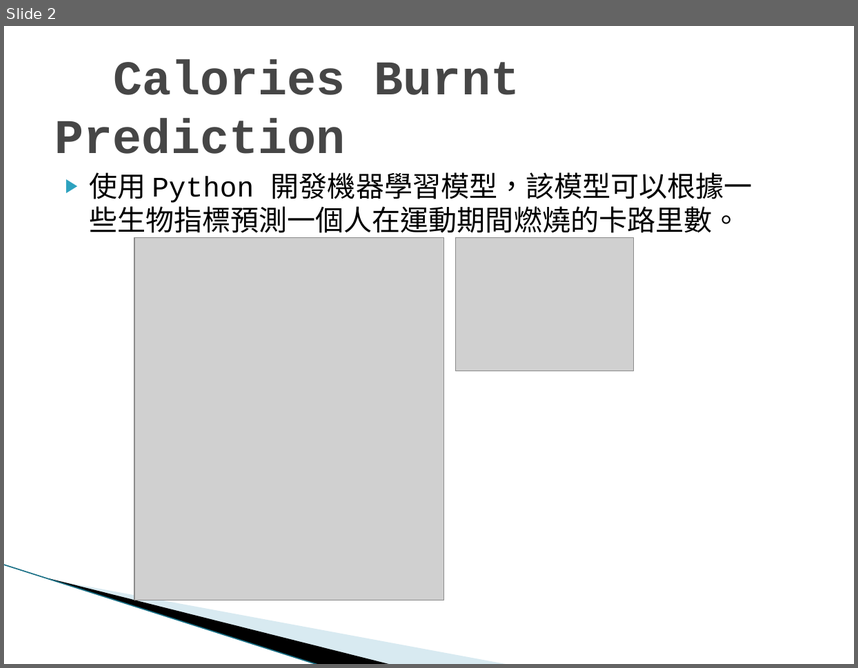
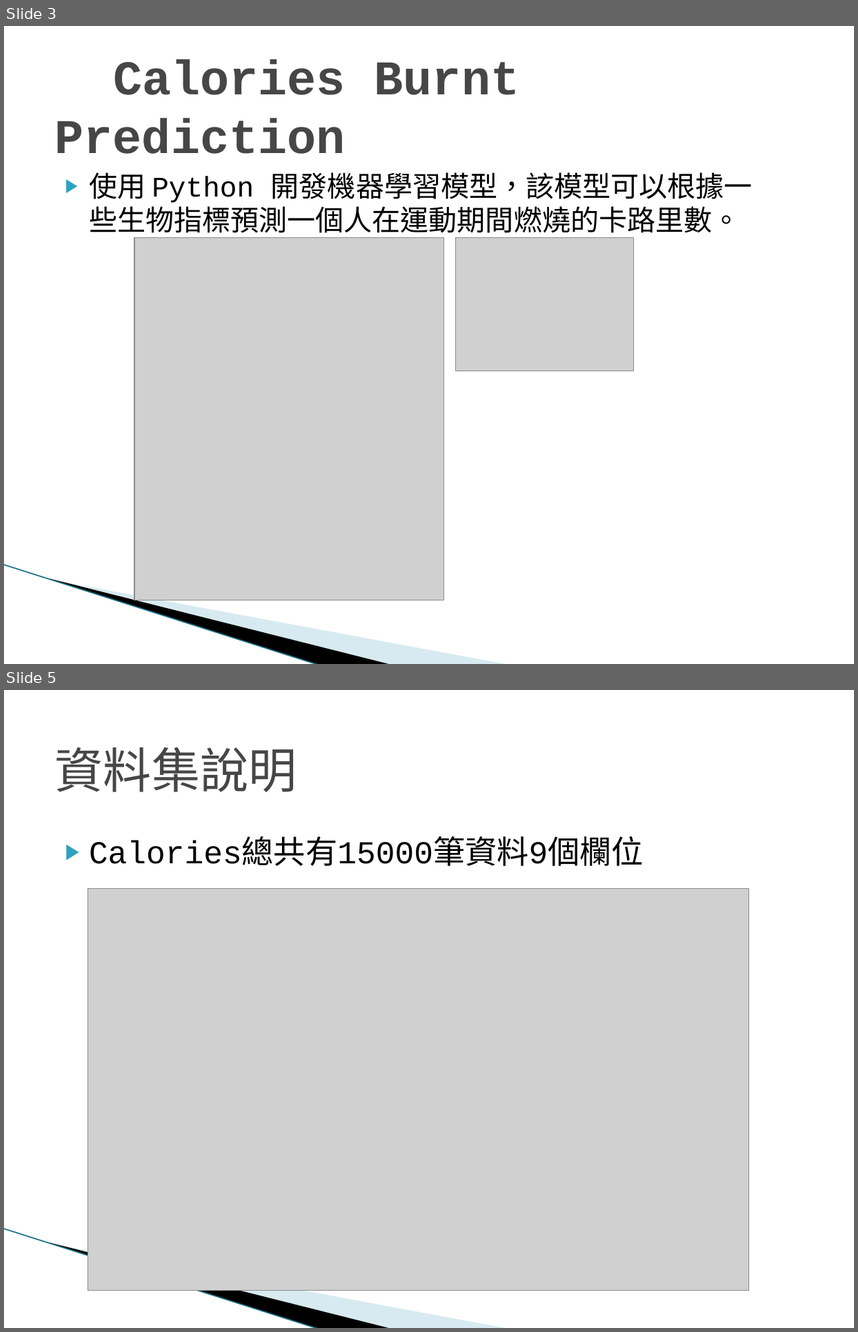
Before and after one commit to kyss0311/IMLP433, a slide deck: final/imlp433楊閎富.pptx. Shown one above the other, each under a label of ours: slide 2 before the commit, slides 3 and 5 after it; the slides between them are not shown. The pictures are 858x668 and 858x1332 pixels, drawn with LibreOffice and Linux fonts; fonts in the diff are those of the drawing; grey boxes stand for pictures; background and template pictures are left out. Boxes give left, top, right and bottom in pixels: in the first picture for what was removed or moved away, otherwise in the second. Text is boxed around its words. In the diff, an @@ line names an element or a change of style, - is before the commit and + after.

```diff
--- a/final/imlp433楊閎富.pptx
+++ b/final/imlp433楊閎富.pptx
@@ slide 5 added at [4, 690, 854, 1328], background #FFFFFF; not listed: 3 template elements that a slide beside it also shows @@
@@ title added at [55, 747, 297, 792], 41 pt, text #464646 @@
+資料集說明
@@ text added at [89, 840, 644, 866], 27 pt, text #000000 @@
+▶ Calories總共有15000筆資料9個欄位
@@ picture added at [87, 888, 749, 1290] @@
@@ what was slide 2 is now slide 3 @@
```
Also in this commit, not shown: 2 slides changed, 9 other slides added, 21 other files.
